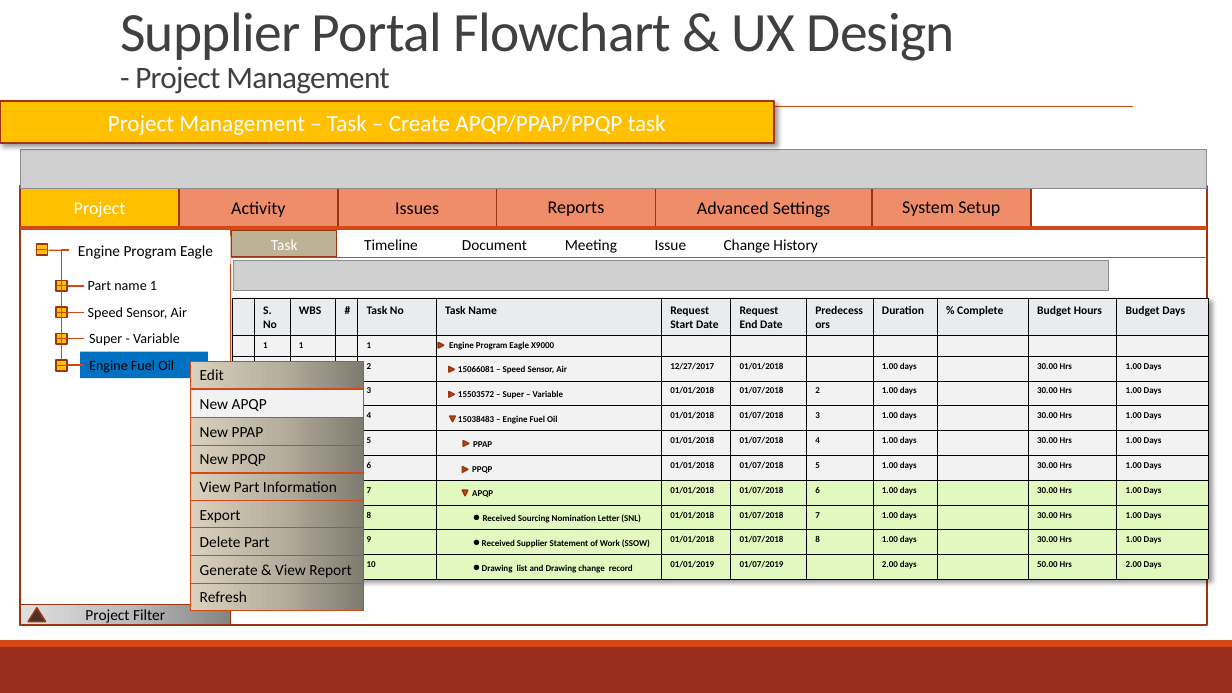
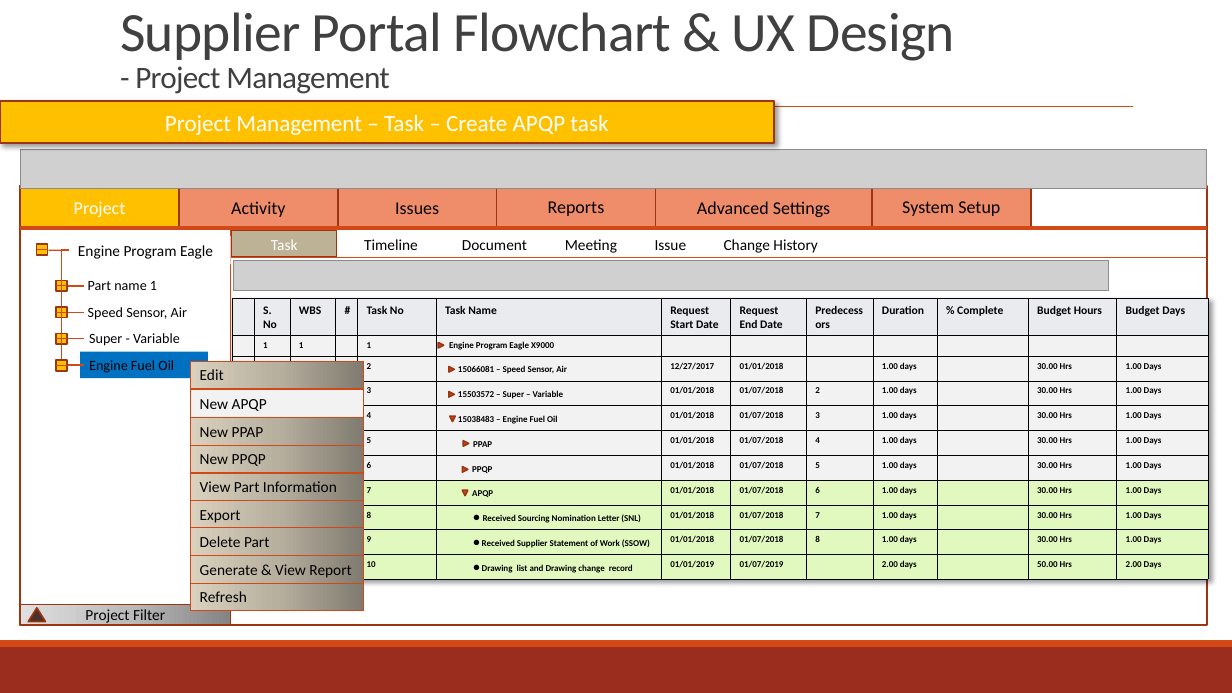
Before and after one commit to zyw9963/YFVE-supplier-portal, a slide deck: slide 102 of projects/YanFeng/02 System Design/User Stories/Flowcharts/Supplier FlowCharts & UX.pptx. Drawn at 1232x693 pixels with LibreOffice and Linux fonts; fonts in the diff are those of the drawing; grey boxes stand for pictures. Boxes give left, top, right and bottom in pixels: in the first picture for what was removed or moved away, otherwise in the second. Text is boxed around its words. In the diff, an @@ line names an element or a change of style, - is before the commit and + after.

```diff
--- a/projects/YanFeng/02 System Design/User Stories/Flowcharts/Supplier FlowCharts & UX.pptx
+++ b/projects/YanFeng/02 System Design/User Stories/Flowcharts/Supplier FlowCharts & UX.pptx
@@ text in rectangle at (x1=165, y1=115, x2=608, y2=135): text changed @@
-Project Management – Task – Create APQP/PPAP/PPQP task
+Project Management – Task – Create APQP task
```
Also in this commit, not shown: 15 other slides changed, 3 slides added, 1 slide removed, 3 other files.
